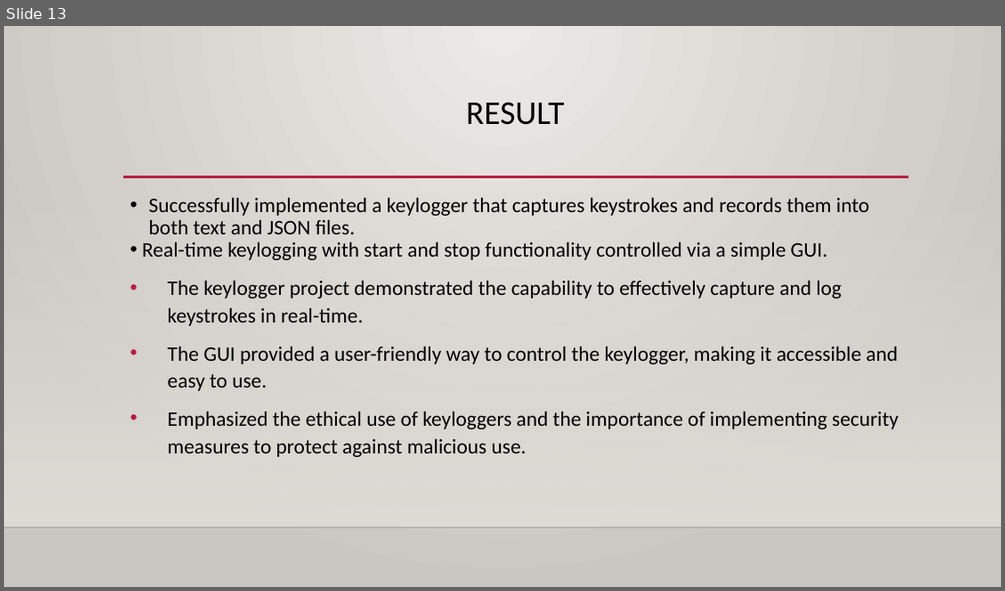
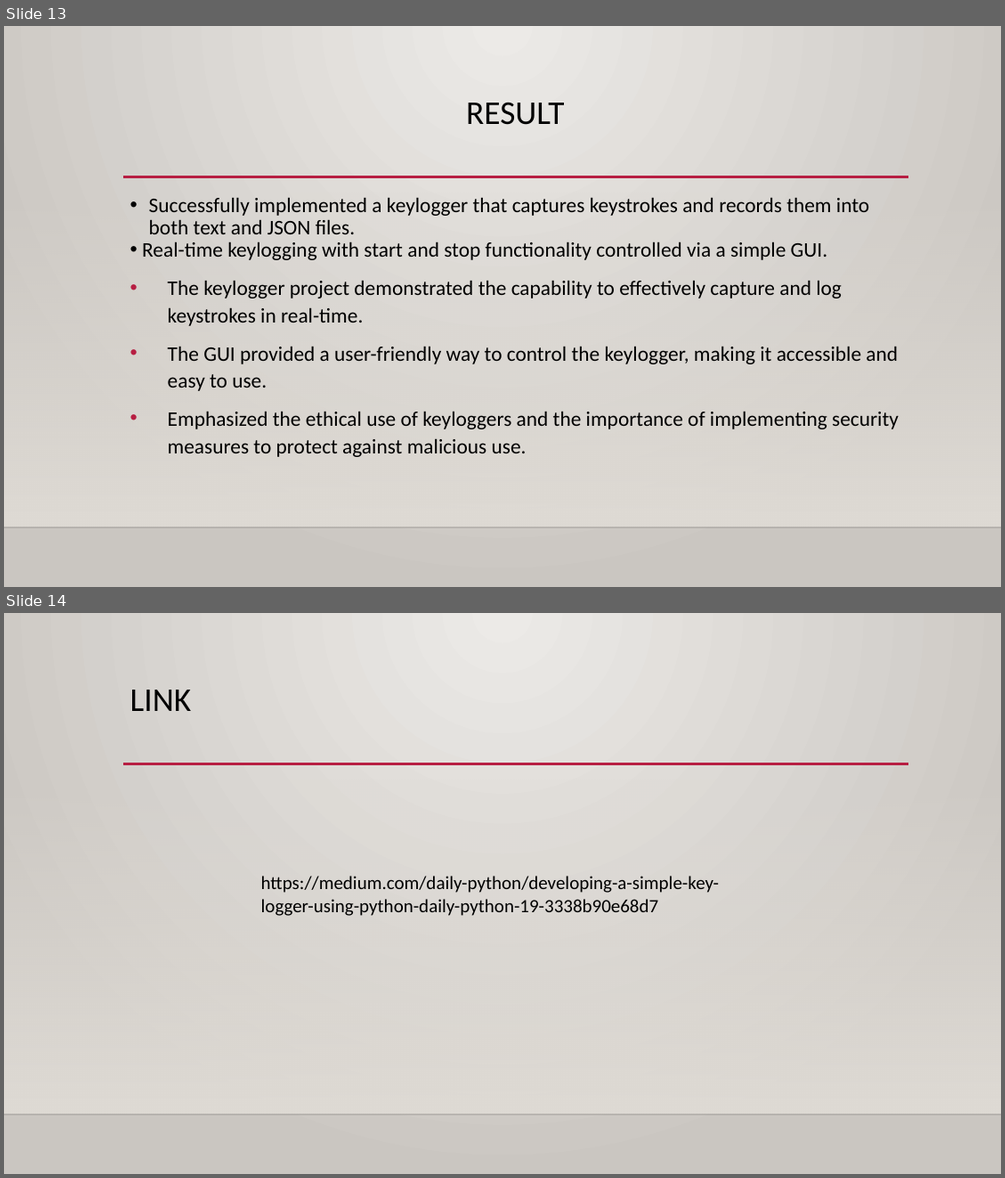
Before and after one commit to Korraishakishk/apssdc_kanna, a slide deck: intrenship proect.ik.pptx. Shown one above the other, each under a label of ours: slide 13 before the commit, slides 13 and 14 after it. The pictures are 1005x591 and 1005x1178 pixels, drawn with LibreOffice and Linux fonts; fonts in the diff are those of the drawing; background and template pictures are left out. Boxes give left, top, right and bottom in pixels: in the first picture for what was removed or moved away, otherwise in the second. Text is boxed around its words. In the diff, an @@ line names an element or a change of style, - is before the commit and + after.

```diff
--- a/intrenship proect.ik.pptx
+++ b/intrenship proect.ik.pptx
@@ slide 14 added at [4, 613, 1001, 1174], background gradient #ECEAE7 to #CAC7C1; not listed: 3 template elements that a slide beside it also shows @@
@@ title added at [130, 690, 192, 711], 32 pt, text #000000 @@
+LINK
@@ text added at [261, 876, 719, 916], 18 pt, text #000000 @@
+https://medium.com/daily-python/developing-a-simple-key-logger-using-python-daily-python-19-3338b90e68d7
```
